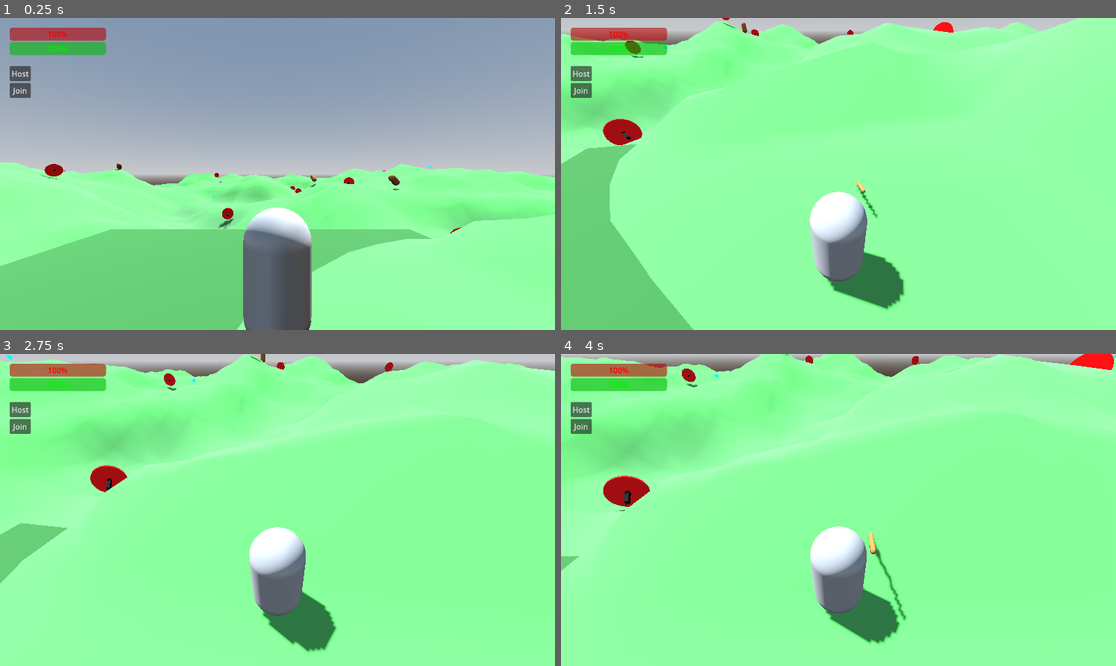
Above: before the commit, frames 1-4 (two rows, left to right).
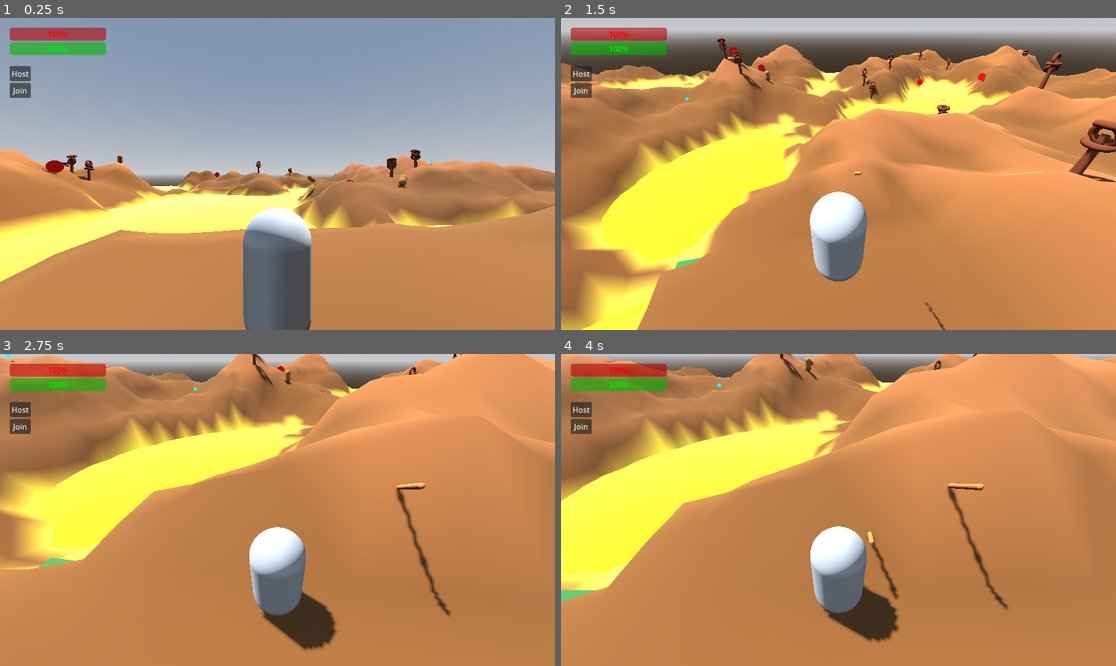
Above: after the commit, the same moments.

Repository: travist89/SpearMan
Game: Godot game, scene res://World.tscn
Same seed, same stepped clock (60 frames per second), same inputs: the game is played once before the commit and once after it. The project has no main scene, so this scene is started directly.
Inputs (mouse positions are in pixels of both pictures, inside the frame that each line leads up to):
- Up to frame 1 (0.25 s): no input
- Up to frame 2 (1.5 s): click "Host" at 0.5 s; move the mouse to (866, 174) at 1.27 s; press the mouse at (866, 174) at 1.28 s; hold Up (ui_up) from 1.28 s (still down)
- Up to frame 3 (2.75 s): keep holding Up (ui_up); move the mouse to (249, 510) at 2.02 s; release the mouse at (249, 510) at 2.03 s; tap Shift at 2.1 s
- Up to frame 4 (4 s): keep holding Up (ui_up); move the mouse to (849, 503) at 2.77 s; press the mouse at (849, 503) at 2.78 s; move the mouse to (832, 516) at 3.52 s; release the mouse at (832, 516) at 3.53 s; tap Shift at 3.6 s

The runs differ from the first frame. In frame 1, 48% of the frame differs, in the area x 0-100%, y 42-100%; in frame 2, 93%; in frame 3, 95%; in frame 4, 96%, in the area x 0-100%, y 0-100%.

Commit message:
Flesh out environment: Added Mustard Lakes and procedural Pretzel Trees with Salt Grains

Diff:
--- a/World.gd
+++ b/World.gd
@@ -12,15 +12,13 @@
 # Environment
 var noise = FastNoiseLite.new()
 var terrain_size = 200.0
-var terrain_height = 10.0
-var terrain_resolution = 100 # Vertices per side
+var terrain_height = 15.0 # Increased height for more variety
+var terrain_resolution = 100
+var lake_level = -2.0 # Height at which "mustard" appears
 
 func _ready():
 	# Networking Spawner
 	var spawner = MultiplayerSpawner.new()
-	# Set spawn path to the current node (World)
-	# Since spawner is a child, ".." refers to the parent (World).
-	# Alternatively, get_path() sets the absolute path to World.
 	spawner.spawn_path = get_path()
 	spawner.add_spawnable_scene(player_scene.resource_path)
 	spawner.add_spawnable_scene(spear_scene.resource_path)
@@ -30,13 +28,10 @@
 	spawner.add_spawnable_scene(collectible_speed_scene.resource_path)
 	add_child(spawner)
 
-	# UI for Multiplayer
 	create_multiplayer_ui()
 
-	# Procedural Generation (Done locally for now, assuming deterministic or just local)
-	# In a real game, server would generate and sync, or seed would be synced.
 	randomize()
-	noise.seed = 12345 # Fixed seed for now so clients match
+	noise.seed = 12345
 	noise.frequency = 0.02
 	noise.fractal_octaves = 4
 
@@ -67,7 +62,7 @@
 	peer.create_server(13579)
 	multiplayer.multiplayer_peer = peer
 	multiplayer.peer_connected.connect(add_player)
-	add_player(1) # Add host player
+	add_player(1)
 	print("Hosting...")
 
 func start_join():
@@ -77,37 +72,34 @@
 	peer.create_client("127.0.0.1", 13579)
 	multiplayer.multiplayer_peer = peer
 	print("Joining...")
-	# Clean up any existing player (e.g. from previous sessions or testing)
 	if has_node("Player"):
 		$Player.queue_free()
 
 func add_player(id = 1):
-	# Only spawn on server
 	if not multiplayer.is_server(): return
 
 	var player = player_scene.instantiate()
 	player.name = str(id)
 	add_child(player)
-	player.position = Vector3(0, 5, 0) # Spawn high
-
-	# Clean up existing player from single player setup if exists
+	player.position = Vector3(0, 15, 0) # Spawn higher
+
 	if has_node("Player"):
 		$Player.queue_free()
 
 func setup_environment():
-	create_terrain() # Run locally on all clients
-
-	# Interactive objects spawned only on server
+	create_terrain()
+	create_mustard_lakes()
+
 	if multiplayer.is_server():
-		scatter_targets(50)
-		scatter_enemies(20)
+		scatter_targets(30)
+		scatter_enemies(15)
 		scatter_collectibles(20)
+		scatter_pretzel_trees(60)
 
 func create_terrain():
 	var st = SurfaceTool.new()
 	st.begin(Mesh.PRIMITIVE_TRIANGLES)
 
-	# Generate vertices
 	for z in range(terrain_resolution + 1):
 		for x in range(terrain_resolution + 1):
 			var percent_x = float(x) / terrain_resolution
@@ -117,26 +109,26 @@
 			var world_z = (percent_z - 0.5) * terrain_size
 			var y = noise.get_noise_2d(world_x, world_z) * terrain_height
 
-			# Flatten the center area for the player start
+			# Flatten spawn area
 			if abs(world_x) < 10 and abs(world_z) < 10:
-				y = lerp(y, 0.0, 0.8)
-
-			var u = percent_x
-			var v = percent_z
-
-			st.set_uv(Vector2(u, v))
-			st.set_color(Color(0.3, 0.6 + (y/terrain_height)*0.2, 0.3)) # Vary green based on height
+				y = lerp(y, 2.0, 0.8) # Keep it slightly above water
+
+			var color = Color(0.4, 0.25, 0.1) # Bread/Crust brown
+			if y < lake_level + 0.5:
+				color = Color(0.8, 0.7, 0.2) # Saturated yellow for "sandy mustard" edges
+			elif y > 5.0:
+				color = Color(0.5, 0.3, 0.15) # Darker crust
+
+			st.set_color(color)
+			st.set_uv(Vector2(percent_x, percent_z))
 			st.add_vertex(Vector3(world_x, y, world_z))
 
-	# Generate indices
 	for z in range(terrain_resolution):
 		for x in range(terrain_resolution):
 			var vert = z * (terrain_resolution + 1) + x
-			# Triangle 1
 			st.add_index(vert)
 			st.add_index(vert + 1)
 			st.add_index(vert + terrain_resolution + 1)
-			# Triangle 2
 			st.add_index(vert + 1)
 			st.add_index(vert + terrain_resolution + 2)
 			st.add_index(vert + terrain_resolution + 1)
@@ -144,7 +136,6 @@
 	st.generate_normals()
 	var mesh = st.commit()
 
-	# Create StaticBody for terrain
 	var terrain = StaticBody3D.new()
 	terrain.name = "Terrain"
 	add_child(terrain)
@@ -152,57 +143,111 @@
 	var mesh_inst = MeshInstance3D.new()
 	mesh_inst.mesh = mesh
 	var mat = StandardMaterial3D.new()
-	mat.vertex_color_use_as_albedo = true # Use the colors set in SurfaceTool
+	mat.vertex_color_use_as_albedo = true
 	mesh_inst.material_override = mat
 	terrain.add_child(mesh_inst)
 
-	# Collision
-	var shape = mesh.create_trimesh_shape()
 	var col = CollisionShape3D.new()
-	col.shape = shape
+	col.shape = mesh.create_trimesh_shape()
 	terrain.add_child(col)
 
+func create_mustard_lakes():
+	var lake_mesh = PlaneMesh.new()
+	lake_mesh.size = Vector2(terrain_size, terrain_size)
+
+	var lake_inst = MeshInstance3D.new()
+	lake_inst.mesh = lake_mesh
+	lake_inst.position.y = lake_level
+
+	var mat = StandardMaterial3D.new()
+	mat.albedo_color = Color(0.9, 0.8, 0.0) # Bright Mustard Yellow
+	mat.roughness = 0.1 # Shiny
+	mat.emission_enabled = true
+	mat.emission = Color(0.2, 0.15, 0) # Subtle glow
+	lake_inst.material_override = mat
+
+	add_child(lake_inst)
+
+func scatter_pretzel_trees(count):
+	for i in range(count):
+		var x = randf_range(-terrain_size/2 * 0.9, terrain_size/2 * 0.9)
+		var z = randf_range(-terrain_size/2 * 0.9, terrain_size/2 * 0.9)
+
+		var y = noise.get_noise_2d(x, z) * terrain_height
+		if y < lake_level + 1.0 or (abs(x) < 12 and abs(z) < 12):
+			continue # Don't spawn in mustard or at start
+
+		create_pretzel_tree_at(Vector3(x, y, z))
+
+func create_pretzel_tree_at(pos):
+	var tree = Node3D.new()
+	tree.name = "PretzelTree"
+	add_child(tree)
+	tree.position = pos
+
+	# Trunk (Pretzel Stick)
+	var trunk = MeshInstance3D.new()
+	var trunk_mesh = CylinderMesh.new()
+	trunk_mesh.top_radius = 0.2
+	trunk_mesh.bottom_radius = 0.3
+	trunk_mesh.height = 3.0
+	trunk.mesh = trunk_mesh
+
+	var trunk_mat = StandardMaterial3D.new()
+	trunk_mat.albedo_color = Color(0.4, 0.2, 0.1) # Dark brown pretzel
+	trunk.material_override = trunk_mat
+	trunk.position.y = 1.5
+	tree.add_child(trunk)
+
+	# Pretzel "Leaves" (Torus shape or twisted loops)
+	for i in range(3):
+		var loop = MeshInstance3D.new()
+		var loop_mesh = TorusMesh.new()
+		loop_mesh.inner_radius = 0.4
+		loop_mesh.outer_radius = 0.8
+		loop.mesh = loop_mesh
+		loop.material_override = trunk_mat
+		loop.position.y = 2.5 + (i * 0.5)
+		loop.rotation.x = randf_range(0, PI)
+		loop.rotation.y = randf_range(0, PI)
+		tree.add_child(loop)
+
+		# Salt Grains
+		for j in range(5):
+			var salt = MeshInstance3D.new()
+			var salt_mesh = BoxMesh.new()
+			salt_mesh.size = Vector3(0.1, 0.1, 0.1)
+			salt.mesh = salt_mesh
+			var salt_mat = StandardMaterial3D.new()
+			salt_mat.albedo_color = Color(1, 1, 1) # White salt
+			salt.material_override = salt_mat
+
+			var angle = randf_range(0, TAU)
+			var radius = 0.7
+			salt.position = Vector3(cos(angle)*radius, 0, sin(angle)*radius)
+			loop.add_child(salt)
+
 func scatter_targets(count):
 	for i in range(count):
 		var x = randf_range(-terrain_size/2 * 0.9, terrain_size/2 * 0.9)
 		var z = randf_range(-terrain_size/2 * 0.9, terrain_size/2 * 0.9)
-
-		# Avoid spawn area
-		if abs(x) < 5 and abs(z) < 5:
-			continue
-
-		var y = noise.get_noise_2d(x, z) * terrain_height
-		# Adjust height logic same as terrain generation
-		if abs(x) < 10 and abs(z) < 10:
-			y = lerp(y, 0.0, 0.8)
-
+		var y = noise.get_noise_2d(x, z) * terrain_height
+		if y < lake_level: continue
 		create_target_at(Vector3(x, y + 1.5, z))
 
 func create_target_at(pos):
 	var target = target_scene.instantiate()
-	add_child(target) # Spawner handles replication
+	add_child(target)
 	target.position = pos
-
-	# Face the center
 	target.look_at(Vector3(0, pos.y, 0), Vector3.UP)
-	# Additional rotation handled in Scene or here?
-	# Scene has Cylinder oriented Y-up.
-	# Original code rotated 90 deg X to make it face player.
 	target.rotate_object_local(Vector3.RIGHT, deg_to_rad(90))
 
 func scatter_enemies(count):
 	for i in range(count):
 		var x = randf_range(-terrain_size/2 * 0.9, terrain_size/2 * 0.9)
 		var z = randf_range(-terrain_size/2 * 0.9, terrain_size/2 * 0.9)
-
-		# Avoid spawn area
-		if abs(x) < 15 and abs(z) < 15:
-			continue
-
-		var y = noise.get_noise_2d(x, z) * terrain_height
-		if abs(x) < 10 and abs(z) < 10:
-			y = lerp(y, 0.0, 0.8)
-
+		var y = noise.get_noise_2d(x, z) * terrain_height
+		if y < lake_level: continue
 		create_enemy_at(Vector3(x, y + 1.0, z))
 
 func create_enemy_at(pos):
@@ -214,20 +259,12 @@
 	for i in range(count):
 		var x = randf_range(-terrain_size/2 * 0.9, terrain_size/2 * 0.9)
 		var z = randf_range(-terrain_size/2 * 0.9, terrain_size/2 * 0.9)
-
-		var y = noise.get_noise_2d(x, z) * terrain_height
-		if abs(x) < 10 and abs(z) < 10:
-			y = lerp(y, 0.0, 0.8)
-
+		var y = noise.get_noise_2d(x, z) * terrain_height
+		if y < lake_level: continue
 		var type = "health" if i % 2 == 0 else "speed"
 		create_collectible_at(Vector3(x, y + 1.0, z), type)
 
 func create_collectible_at(pos, type):
-	var item
-	if type == "speed":
-		item = collectible_speed_scene.instantiate()
-	else:
-		item = collectible_health_scene.instantiate()
-
+	var item = collectible_speed_scene.instantiate() if type == "speed" else collectible_health_scene.instantiate()
 	add_child(item)
 	item.position = pos
